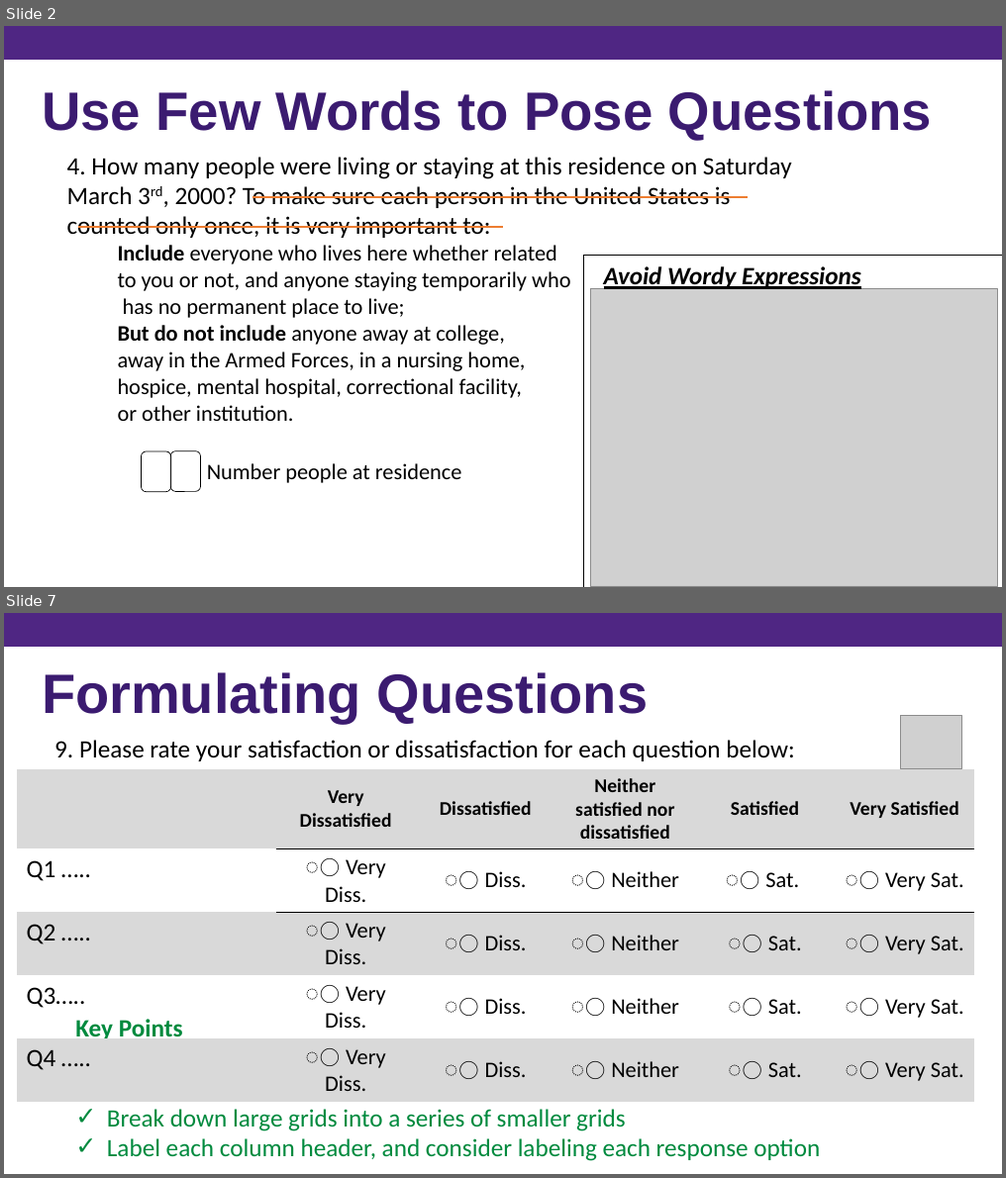
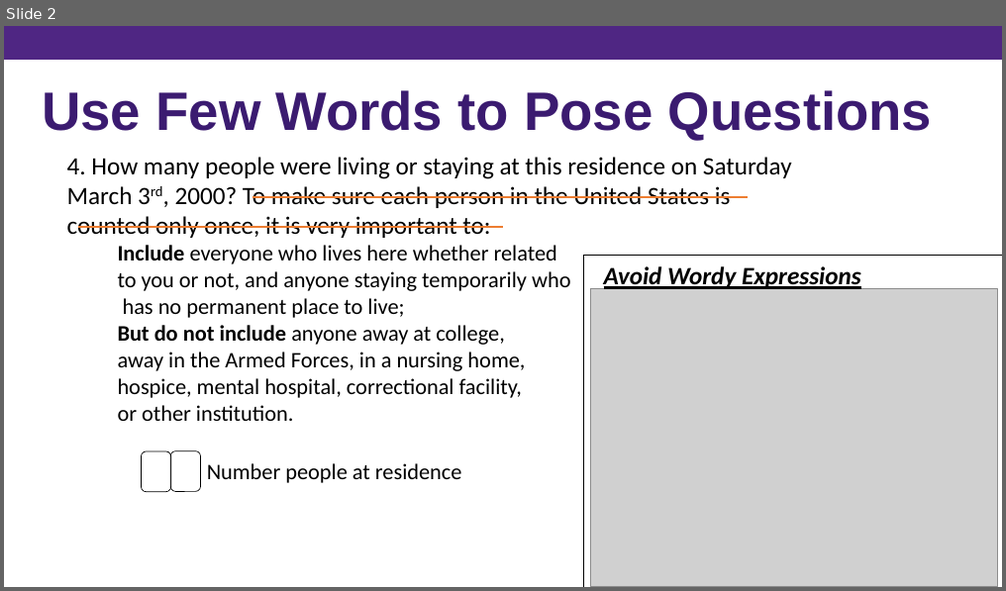
Before and after one commit to kpuka/SIMAH, a slide deck: images/posts/survey_design/Survey Design (PowerPoint) - Copy.pptx. Shown one above the other, each under a label of ours: slides 2 and 7 before the commit, slide 2 after it; the slides between them are not shown. The pictures are 1006x1178 and 1006x591 pixels, drawn with LibreOffice and Linux fonts; fonts in the diff are those of the drawing; grey boxes stand for pictures. Boxes give left, top, right and bottom in pixels: in the first picture for what was removed or moved away, otherwise in the second. Text is boxed around its words. In the diff, an @@ line names an element or a change of style, - is before the commit and + after.

```diff
--- a/images/posts/survey_design/Survey Design (PowerPoint) - Copy.pptx
+++ b/images/posts/survey_design/Survey Design (PowerPoint) - Copy.pptx
@@ slide 7 removed at (x1=4, y1=613, x2=1002, y2=1174), background #FFFFFF @@
@@ rectangle removed at (x1=4, y1=613, x2=1002, y2=647) @@
@@ text removed at (x1=42, y1=672, x2=648, y2=723) @@
-Formulating Questions
@@ picture removed at (x1=900, y1=716, x2=961, y2=768) @@
@@ text removed at (x1=54, y1=740, x2=794, y2=761) @@
-9. Please rate your satisfaction or dissatisfaction for each question below:
@@ table removed at (x1=16, y1=768, x2=974, y2=1095), 5 rows, 6 columns @@
- | Very Dissatisfied | Dissatisfied | Neither satisfied nor dissatisfied | Satisfied | Very Satisfied
-Q1 ….. | ⃝ Very Diss. | ⃝ Diss. | ⃝ Neither | ⃝ Sat. | ⃝ Very Sat.
-Q2 ….. | ⃝ Very Diss. | ⃝ Diss. | ⃝ Neither | ⃝ Sat. | ⃝ Very Sat.
-Q3….. | ⃝ Very Diss. | ⃝ Diss. | ⃝ Neither | ⃝ Sat. | ⃝ Very Sat.
-Q4 ….. | ⃝ Very Diss. | ⃝ Diss. | ⃝ Neither | ⃝ Sat. | ⃝ Very Sat.
@@ text removed at (x1=75, y1=1019, x2=820, y2=1161) @@
-Key Points
-✓ Use visual cues to make it easy to move across the grid
-✓ Ensure equal spacing
-✓ Break down large grids into a series of smaller grids
-✓ Label each column header, and consider labeling each response option
@@ rectangle removed at (x1=4, y1=1099, x2=1002, y2=1174) @@
```
Also in this commit, not shown: 6 other slides removed, 15 other files.
